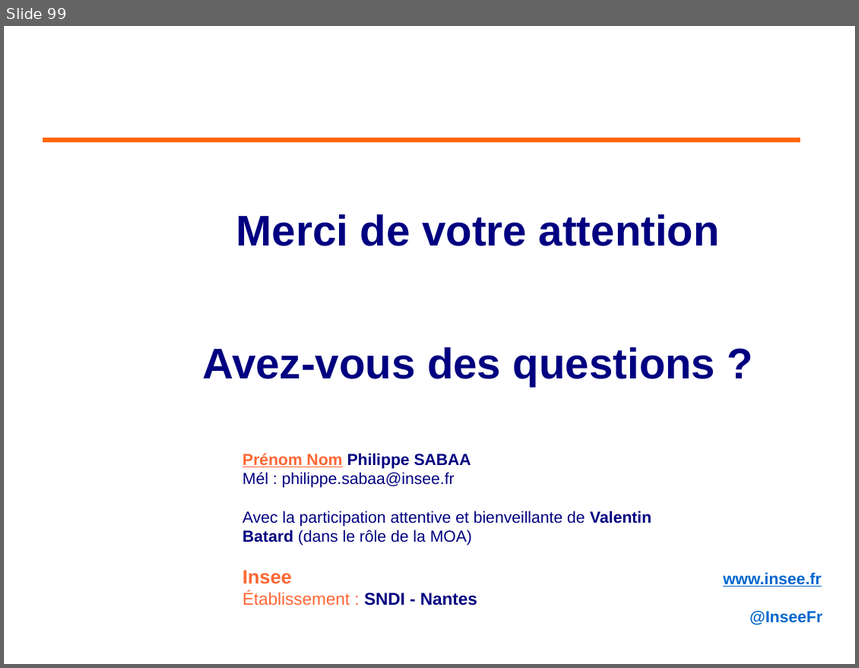
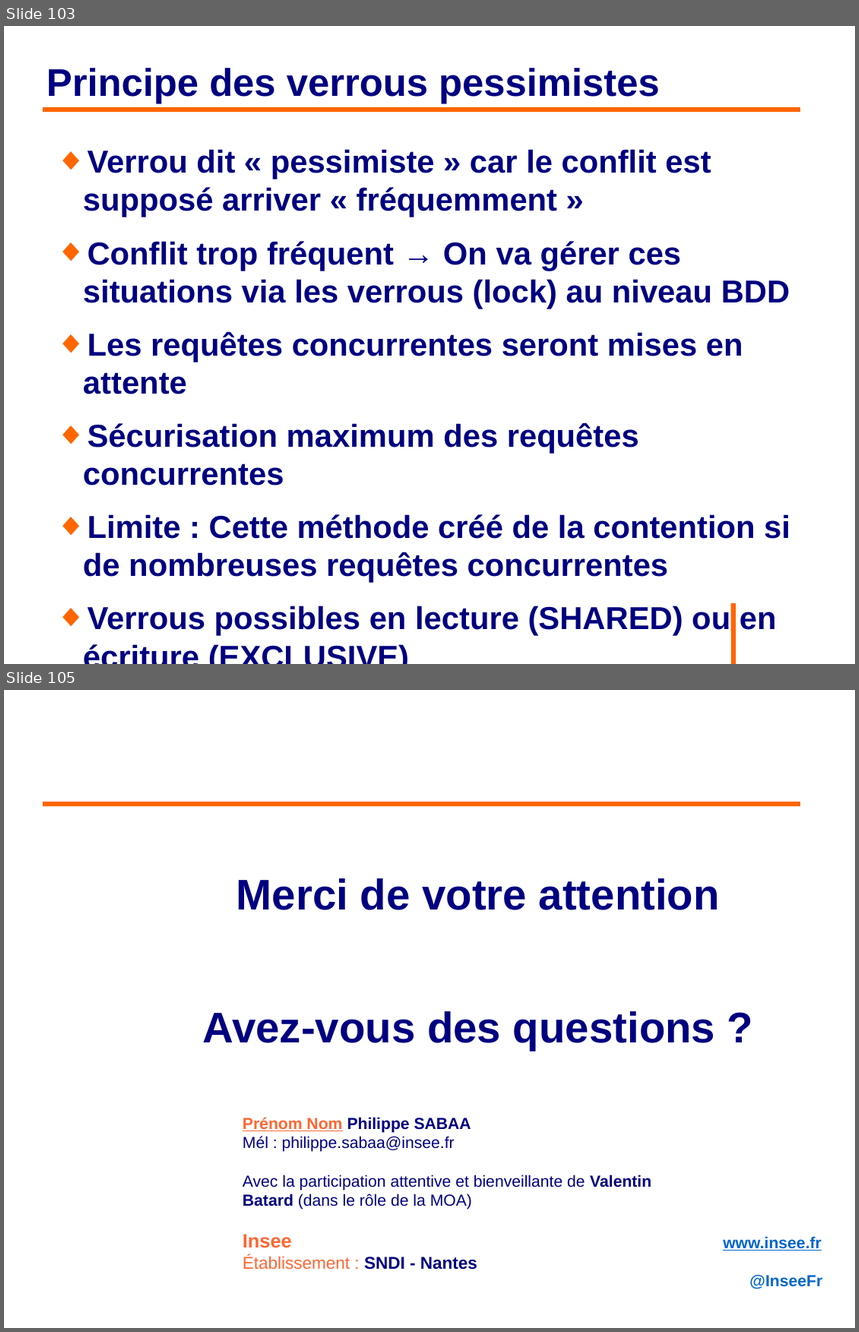
Before and after one commit to philphils/formation-hibernate-avancee, a slide deck: Documentation/diapo_formation_hibernate_avancee.odp. Shown one above the other, each under a label of ours: slide 99 before the commit, slides 103 and 105 after it; the slides between them are not shown. The pictures are 859x668 and 859x1332 pixels, drawn with LibreOffice and Linux fonts; fonts in the diff are those of the drawing; background and template pictures are left out. Boxes give left, top, right and bottom in pixels: in the first picture for what was removed or moved away, otherwise in the second. Text is boxed around its words. In the diff, an @@ line names an element or a change of style, - is before the commit and + after.

Commit message:
Avancement optimistic lock

```diff
--- a/Documentation/diapo_formation_hibernate_avancee.odp
+++ b/Documentation/diapo_formation_hibernate_avancee.odp
@@ slide 103 added at box(4, 26, 855, 664), background #FFFFFF @@
@@ title added at box(47, 68, 660, 104), 36 pt, text #000080, bold @@
+Principe des verrous pessimistes
@@ line added from (43, 110) to (801, 110), #FF6600 4.54 pt @@
@@ text added at box(83, 149, 791, 636), 29.6 pt, text #000080, bold @@
+◆ Verrou dit « pessimiste » car le conflit est supposé arriver « fréquemment »
+◆ Conflit trop fréquent → On va gérer ces situations via les verrous (lock) au niveau BDD
+◆ Les requêtes concurrentes seront mises en attente
+◆ Sécurisation maximum des requêtes concurrentes
+◆ Limite : Cette méthode créé de la contention si de nombreuses requêtes concurrentes
+◆ Verrous possibles en lecture (SHARED) ou en écriture (EXCLUSIVE)
@@ line added from (734, 604) to (734, 664), #FF6600 4.54 pt @@
@@ what was slide 99 is now slide 105 @@
```
Also in this commit, not shown: 8 slides changed, 5 other slides added.
